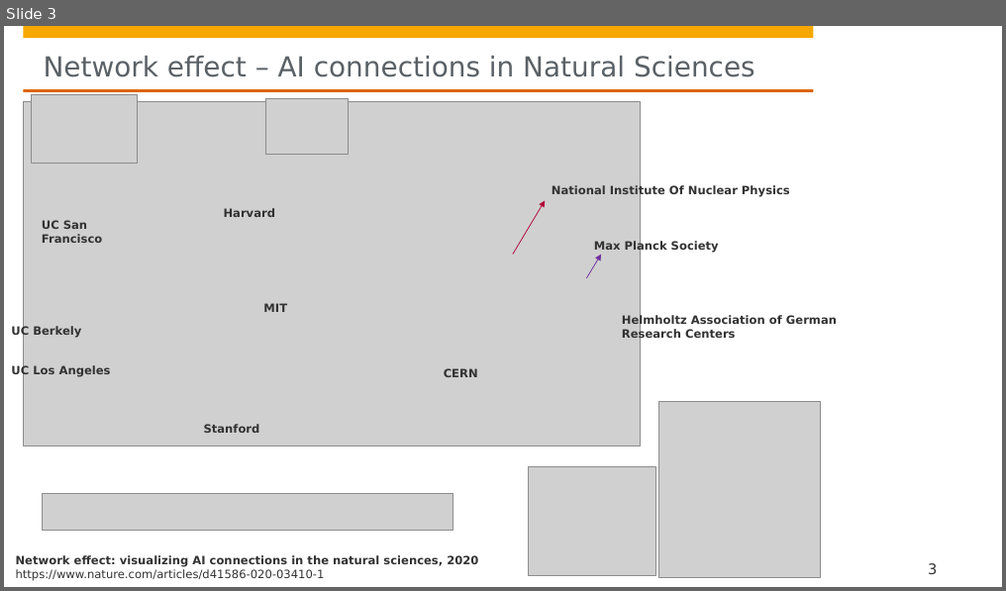
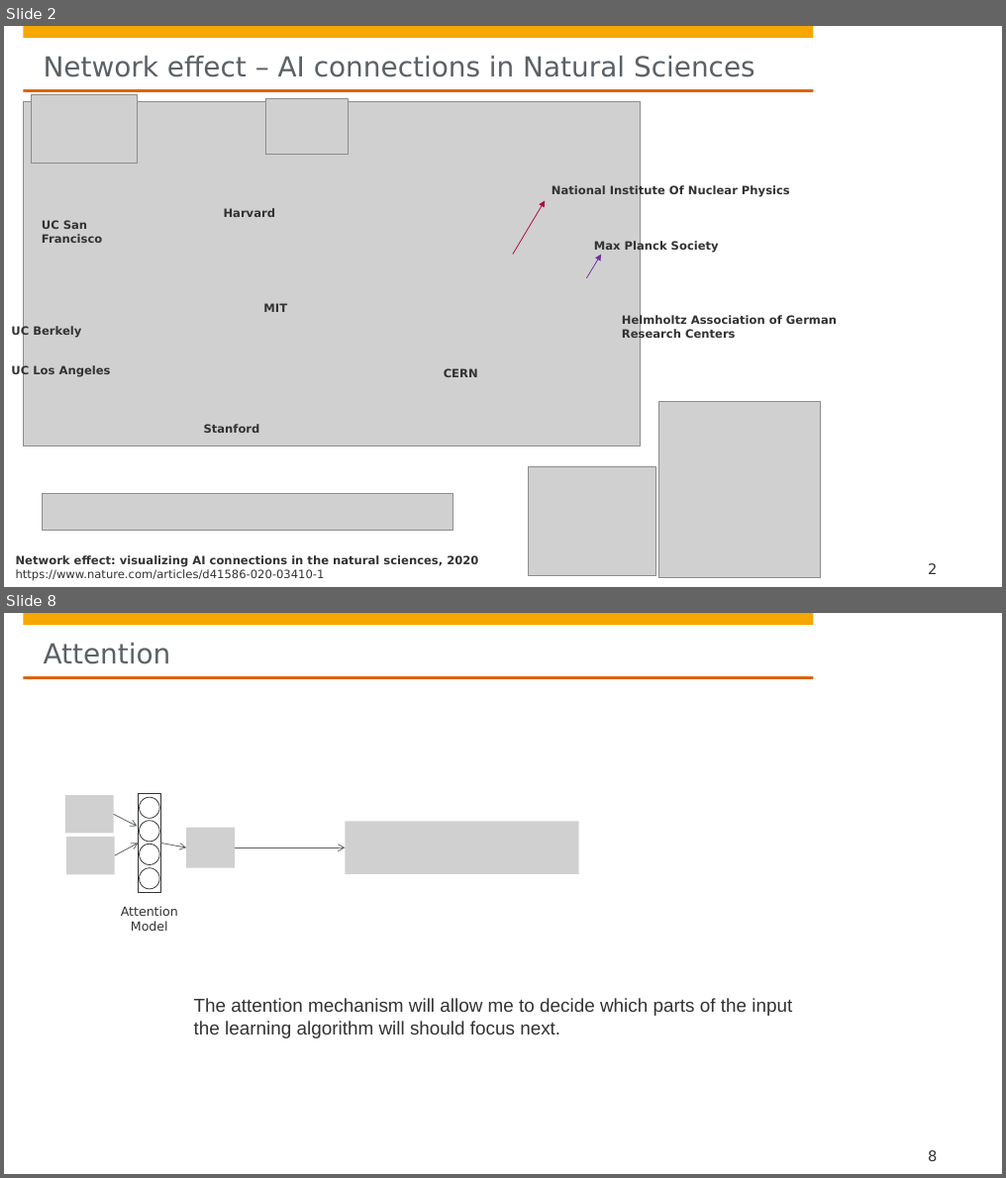
Before and after one commit to hpi-sam/GNN-Course-2020, a slide deck: 8. Graph Attention Networks.pptx. Shown one above the other, each under a label of ours: slide 3 before the commit, slides 2 and 8 after it; the slides between them are not shown. The pictures are 1006x591 and 1006x1178 pixels, drawn with LibreOffice and Linux fonts; fonts in the diff are those of the drawing; grey boxes stand for pictures; background and template pictures are left out. Boxes give left, top, right and bottom in pixels: in the first picture for what was removed or moved away, otherwise in the second. Text is boxed around its words. In the diff, an @@ line names an element or a change of style, - is before the commit and + after.

```diff
--- a/8. Graph Attention Networks.pptx
+++ b/8. Graph Attention Networks.pptx
@@ slide 8 added at bbox=[4, 613, 1002, 1174], background #FFFFFF; not listed: 4 template elements that a slide beside it also shows @@
@@ title added at bbox=[44, 643, 171, 664], 26.7 pt, text #5A6166 @@
+Attention
@@ picture added at bbox=[65, 796, 113, 833] @@
@@ arrow added from (113, 814) to (138, 827), #5A6166 0.75 pt @@
@@ rectangle added at bbox=[138, 793, 160, 892], fill #FFFFFF, outline #323232 0.75 pt @@
@@ ellipse added at bbox=[140, 797, 159, 818], fill #FFFFFF, outline #323232 0.75 pt @@
@@ ellipse added at bbox=[140, 820, 159, 842], fill #FFFFFF, outline #323232 0.75 pt @@
@@ picture added at bbox=[66, 837, 114, 875] @@
@@ arrow added from (115, 856) to (138, 843), #5A6166 0.75 pt @@
@@ ellipse added at bbox=[140, 845, 159, 865], fill #FFFFFF, outline #323232 0.75 pt @@
@@ arrow added from (160, 843) to (187, 848), #5A6166 0.75 pt @@
@@ picture added at bbox=[187, 828, 235, 868] @@
@@ arrow added from (235, 848) to (346, 848), #5A6166 0.75 pt @@
@@ picture added at bbox=[346, 821, 579, 874] @@
@@ ellipse added at bbox=[140, 868, 159, 889], fill #FFFFFF, outline #323232 0.75 pt @@
@@ text added at bbox=[121, 906, 178, 931], 12 pt, text #323232 @@
+Attention Model
@@ text added at bbox=[194, 998, 792, 1039], 18 pt, text #323232 @@
+The attention mechanism will allow me to decide which parts of the input the learning algorithm will should focus next.
@@ page number added at bbox=[928, 1151, 937, 1161], 14 pt, text #323232 @@
+8
@@ what was slide 3 is now slide 2 @@
@@ page number at bbox=[928, 564, 937, 574]: text changed @@
-3
+2
```
Also in this commit, not shown: 4 slides changed, 16 other slides added, 3 slides removed.
